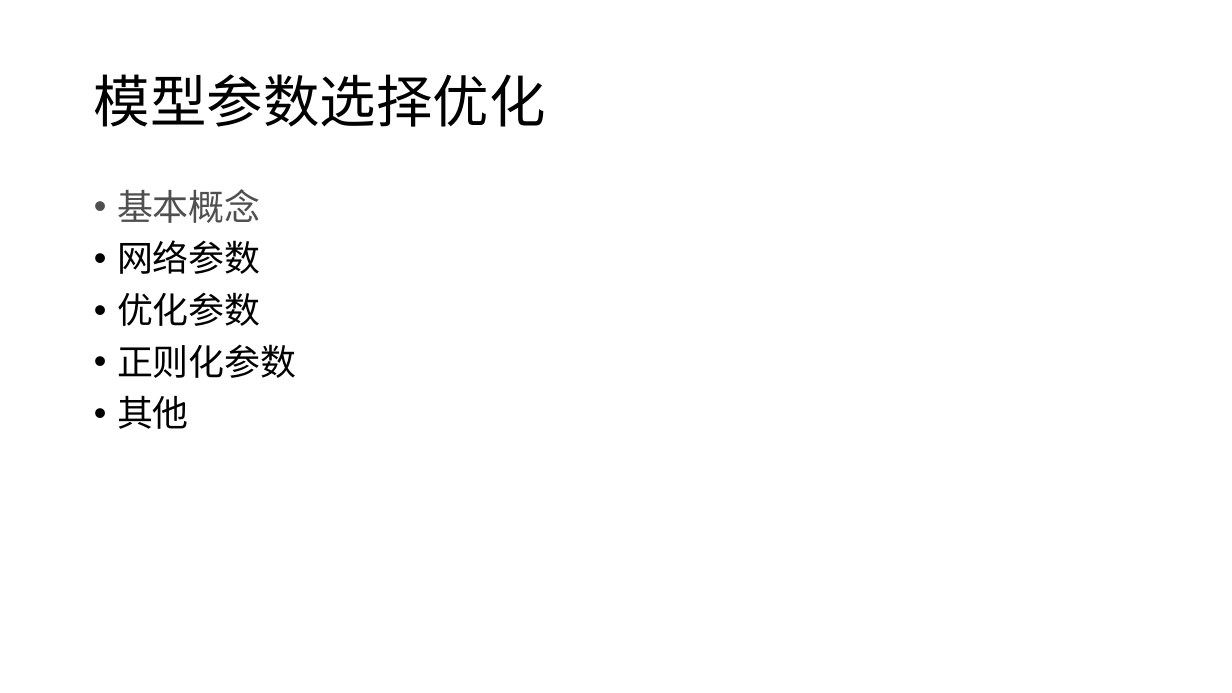
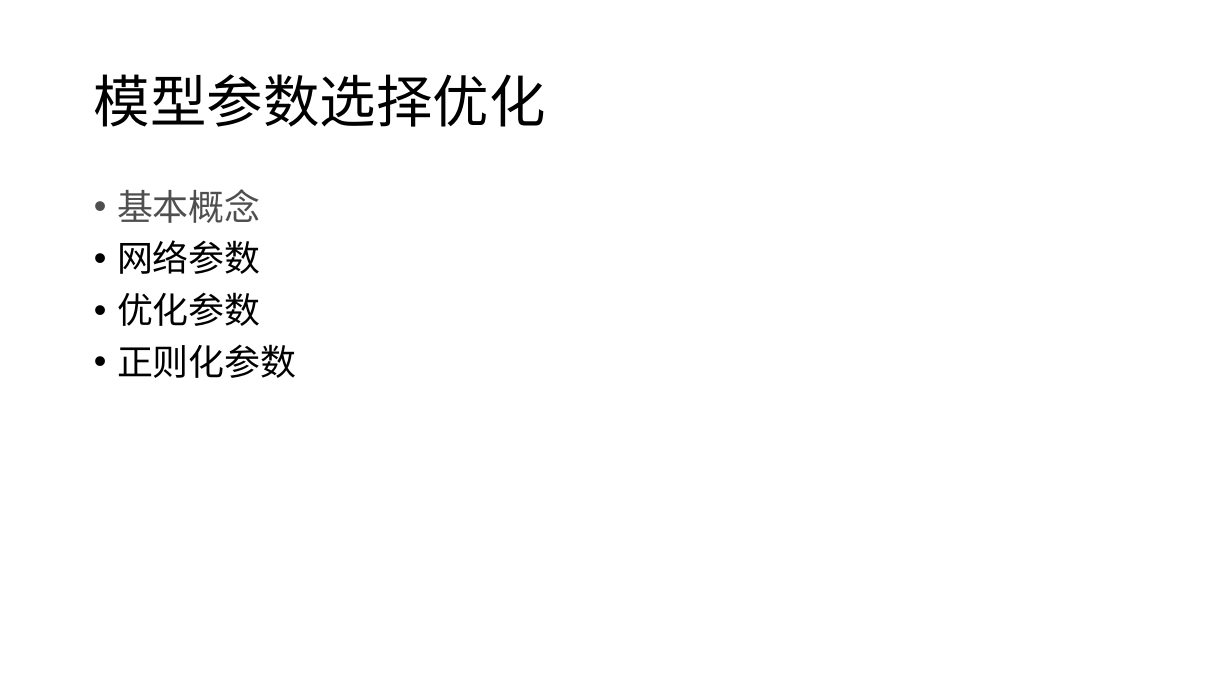
Before and after one commit to HYBJzzq/jianmoshupei, a slide deck: slide 29 of 第一组/zzq/神经网络编码实现中注意点.pptx. Drawn at 1232x693 pixels with LibreOffice and Linux fonts; fonts in the diff are those of the drawing. Boxes give left, top, right and bottom in pixels: in the first picture for what was removed or moved away, otherwise in the second. Text is boxed around its words. In the diff, an @@ line names an element or a change of style, - is before the commit and + after.

```diff
--- a/第一组/zzq/神经网络编码实现中注意点.pptx
+++ b/第一组/zzq/神经网络编码实现中注意点.pptx
@@ text at (x1=117, y1=396, x2=189, y2=429): paragraph removed @@
-• 其他
```
Also in this commit, not shown: 3 other files.
